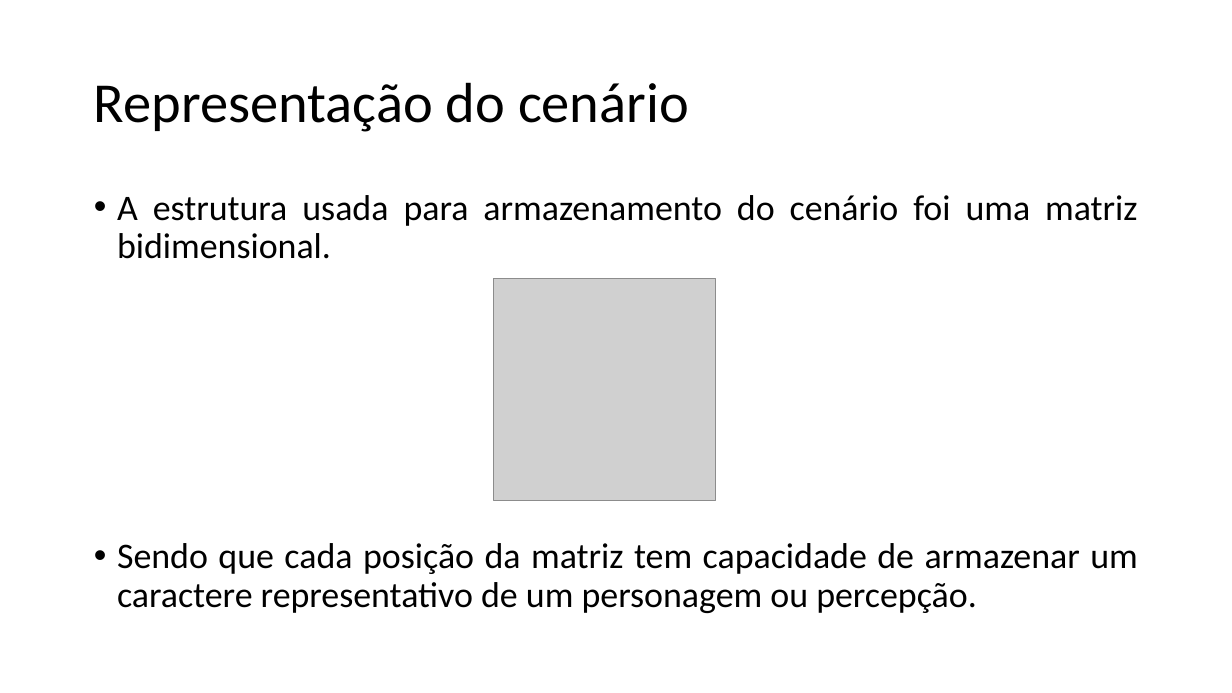
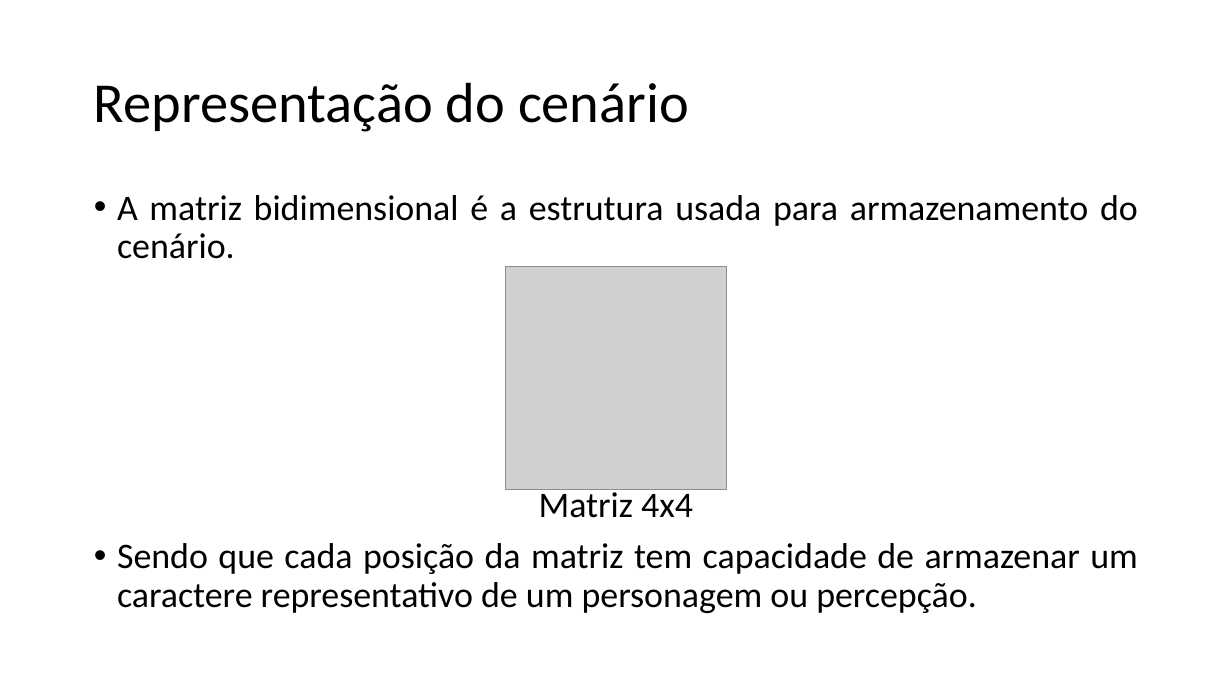
Before and after one commit to rodrigocarlos2/AgenteInteligente, a slide deck: slide 2 of Mundo do Wumpus.pptx. Drawn at 1232x693 pixels with LibreOffice and Linux fonts; fonts in the diff are those of the drawing; grey boxes stand for pictures. Boxes give left, top, right and bottom in pixels: in the first picture for what was removed or moved away, otherwise in the second. Text is boxed around its words. In the diff, an @@ line names an element or a change of style, - is before the commit and + after.

```diff
--- a/Mundo do Wumpus.pptx
+++ b/Mundo do Wumpus.pptx
@@ text at (117,195,1138,518): text changed @@
-• A estrutura usada para armazenamento do cenário foi uma matriz bidimensional.
+• A matriz bidimensional é a estrutura usada para armazenamento do cenário.
+Matriz 4x4
@@ picture: place and size @@
-picture at (494,278,716,501)
+picture at (506,267,727,490)
```
Also in this commit, not shown: 2 other slides changed, 1 slide removed, 1 other file.
